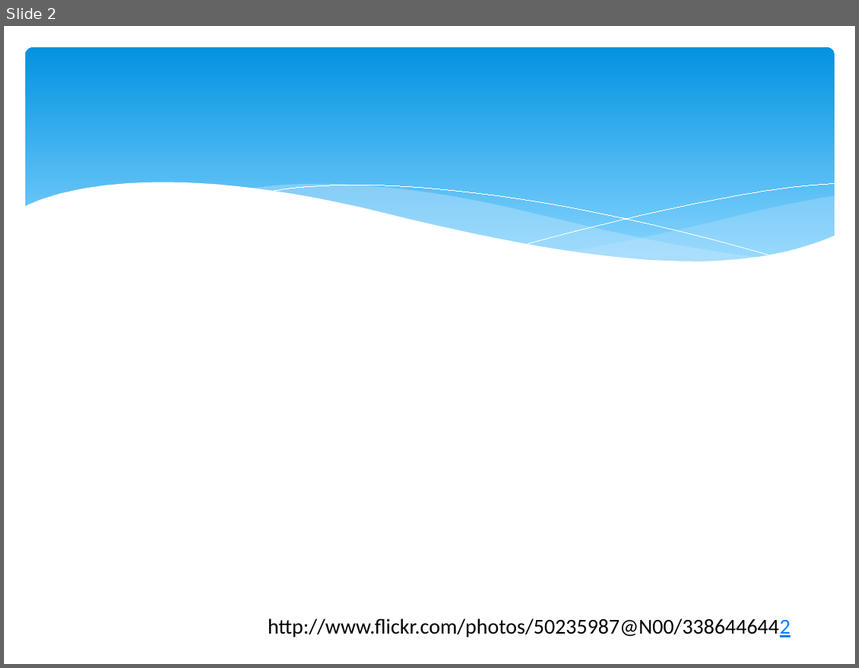
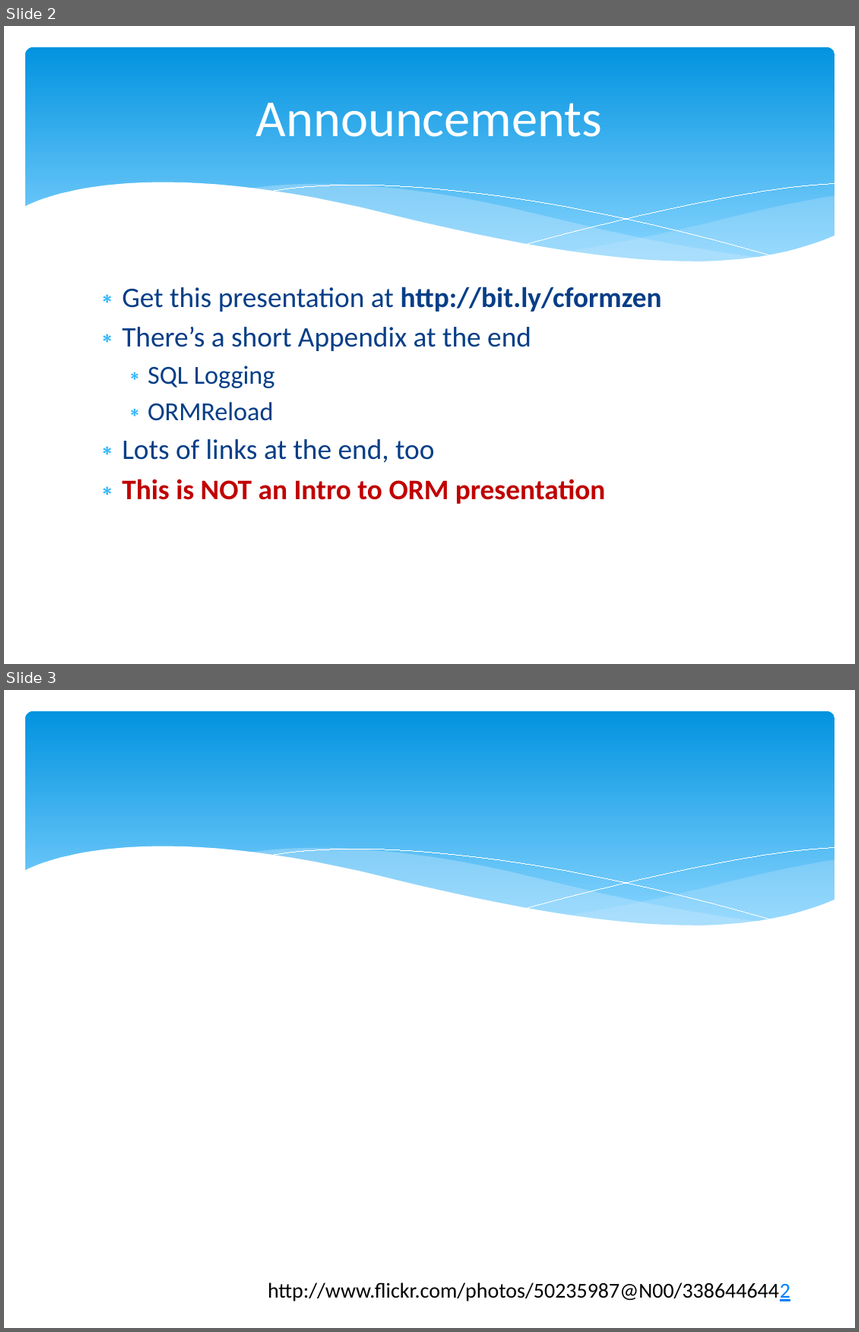
Before and after one commit to marcesher/mxunit-cfmeetups, a slide deck: CFObjective_ORMZen/preso/orm_zen.ppt.pptx. Shown one above the other, each under a label of ours: slide 2 before the commit, slides 2 and 3 after it. The pictures are 859x668 and 859x1332 pixels, drawn with LibreOffice and Linux fonts; fonts in the diff are those of the drawing; background and template pictures are left out. Boxes give left, top, right and bottom in pixels: in the first picture for what was removed or moved away, otherwise in the second. Text is boxed around its words. In the diff, an @@ line names an element or a change of style, - is before the commit and + after.

```diff
--- a/CFObjective_ORMZen/preso/orm_zen.ppt.pptx
+++ b/CFObjective_ORMZen/preso/orm_zen.ppt.pptx
@@ slide 2 added at [4, 26, 855, 664], background #FFFFFF; not listed: 6 template elements that a slide beside it also shows @@
@@ title added at [256, 103, 603, 137], 44 pt, text #FFFFFF @@
+Announcements
@@ text added at [122, 287, 662, 504], 24 pt, text #073E87 @@
+∗ Get this presentation at http://bit.ly/cformzen
+∗ There’s a short Appendix at the end
+  ∗ SQL Logging
+  ∗ ORMReload
+∗ Lots of links at the end, too
+∗ This is NOT an Intro to ORM presentation
@@ what was slide 2 is now slide 3 @@
```
Also in this commit, not shown: 3 slides changed, 37 other slides added, 10 other files.
